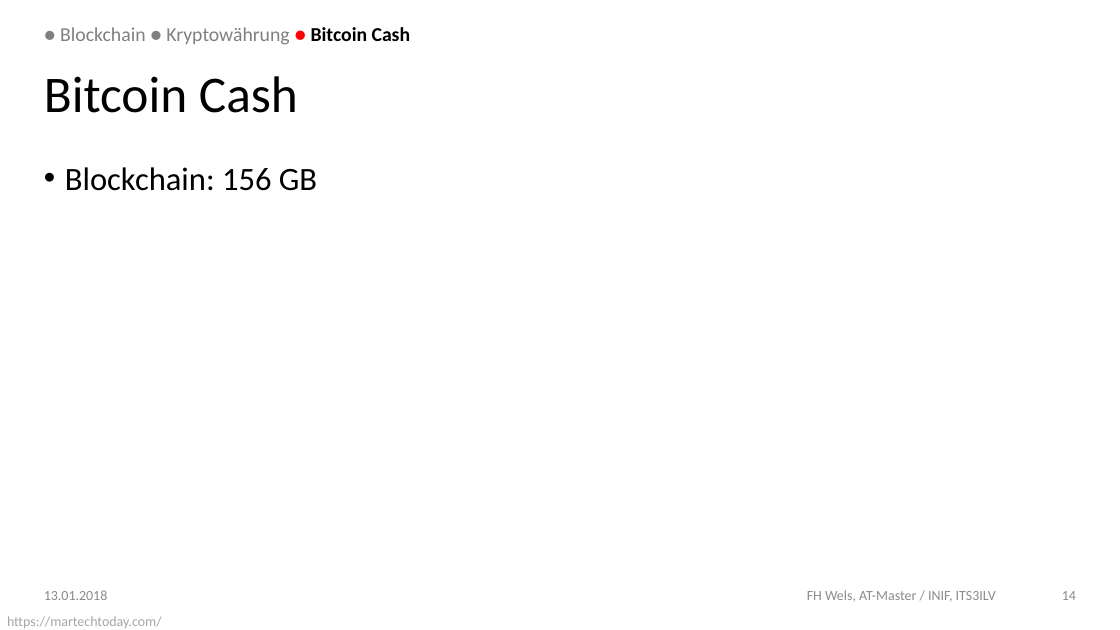
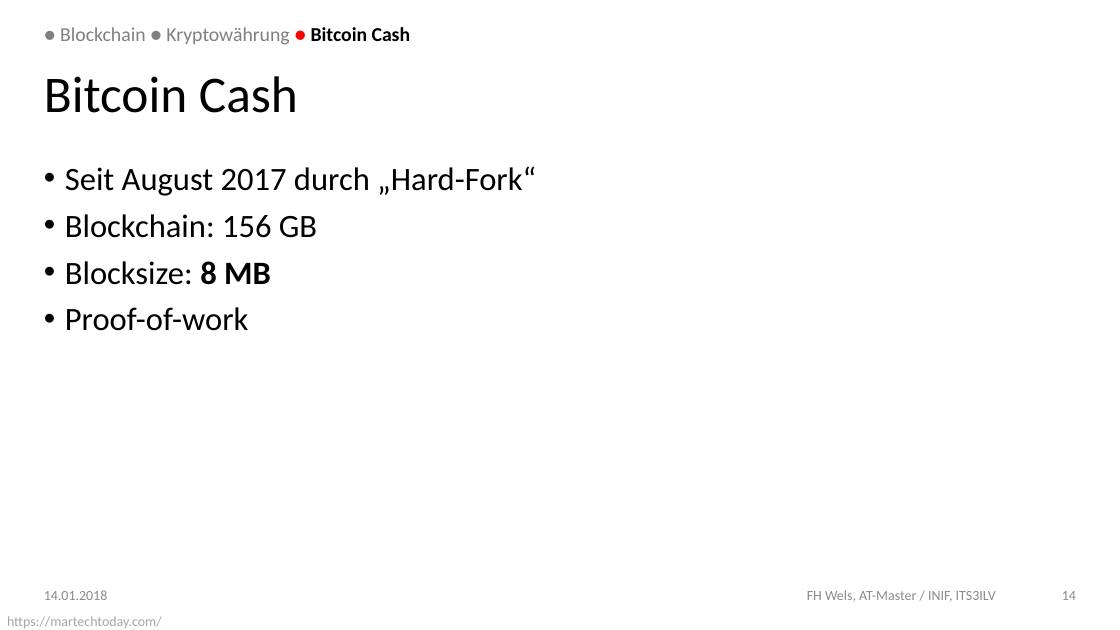
Before and after one commit to DoSchoe/ITS, a slide deck: slide 14 of Präsentation/Blockchain – Technologie.pptx. Drawn at 1120x630 pixels with LibreOffice and Linux fonts; fonts in the diff are those of the drawing; background and template pictures are left out. Boxes give left, top, right and bottom in pixels: in the first picture for what was removed or moved away, otherwise in the second. Text is boxed around its words. In the diff, an @@ line names an element or a change of style, - is before the commit and + after.

```diff
--- a/Präsentation/Blockchain – Technologie.pptx
+++ b/Präsentation/Blockchain – Technologie.pptx
@@ text at <box>65,166,536,196</box>: paragraph added @@
+• Seit August 2017 durch „Hard-Fork“
@@ text at <box>65,261,271,331</box>: paragraphs added @@
+• Blocksize: 8 MB
+• Proof-of-work
@@ text at <box>44,590,107,600</box>: text changed @@
-13.01.2018
+14.01.2018
```
Also in this commit, not shown: 16 other slides changed, 1 other file.
